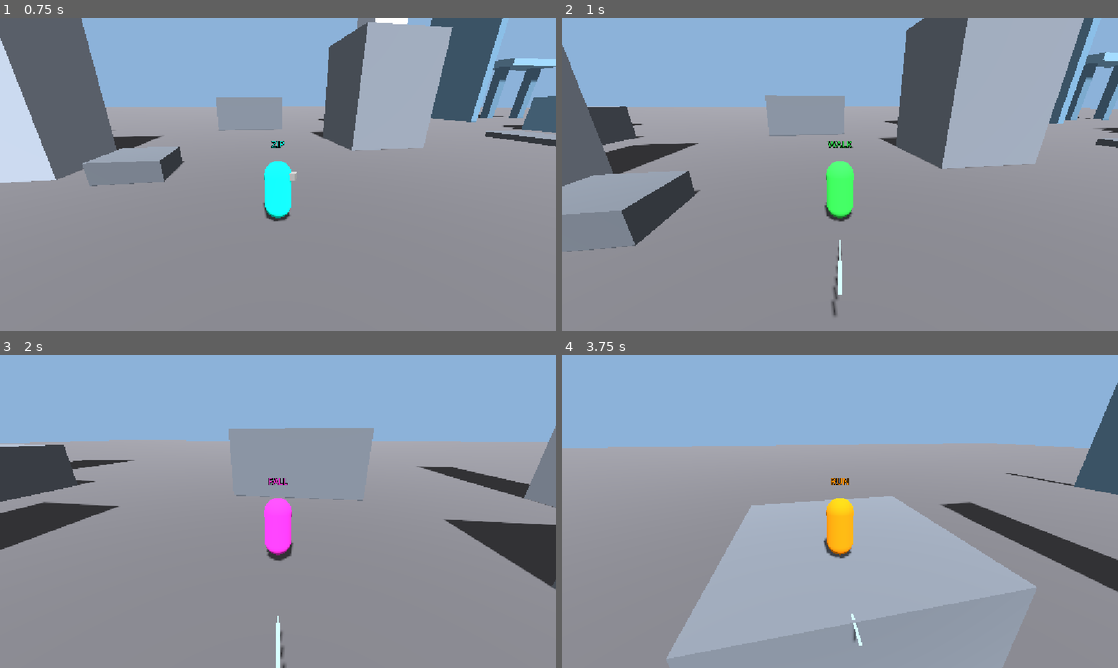
Above: before the commit, frames 1-4 (two rows, left to right).
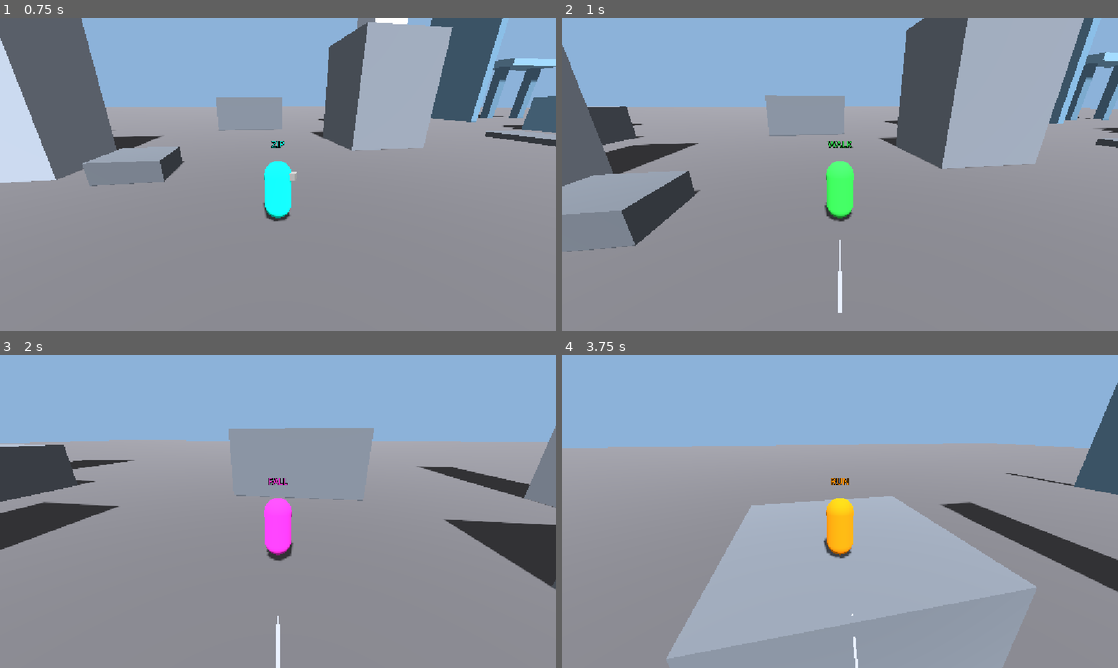
Above: after the commit, the same moments.

Repository: chesta132/spider-physics
Game: Godot game, scene res://scenes/main.tscn
Same seed, same stepped clock (60 frames per second), same inputs: the game is played once before the commit and once after it.
Inputs (mouse positions are in pixels of both pictures, inside the frame that each line leads up to):
- Up to frame 1 (0.75 s): tap Enter at 0.5 s; move the mouse to (305, 174) at 0.52 s; hold W (move_forward) from 0.53 s (still down); hold Space (jump) from 0.53 s (still down); tap Ctrl (zip) at 0.6 s; click (305, 174) at 0.67 s
- Up to frame 2 (1 s): keep holding W (move_forward); keep holding Space (jump)
- Up to frame 3 (2 s): keep holding W (move_forward); move the mouse to (250, 511) at 1.27 s; release Space (jump) at 1.28 s; tap Space (jump) at 1.35, 1.52, 1.82 s; tap Ctrl (zip) at 1.55 s
- Up to frame 4 (3.75 s): keep holding W (move_forward); move the mouse to (851, 505) at 2.02 s; hold Mouse wheel up (cam_zoom_in) 2.03-2.78 s; tap Space (jump) at 2.3, 3.02, 3.32 s; move the mouse to (834, 517) at 2.77 s; tap Mouse wheel down (cam_zoom_out) at 2.85 s; click (834, 517) at 2.92 s; tap Ctrl (zip) at 3.05 s; move the mouse to (878, 514) at 3.52 s; hold Shift (fast_dive) from 3.53 s (still down)

Frame 1 is identical in both runs. In frame 2, 0.2% of the frame differs, in the area x 48-51%, y 73-96%; in frame 3, less than 0.1%; in frame 4, 0.1%.

Commit message:
Zip web strand now falls, fades and despawns; add SWING UP / SWING DOWN swing sub-states

Diff:
--- a/scripts/player_controller.gd
+++ b/scripts/player_controller.gd
@@ -5,13 +5,14 @@
 ## move_and_slide resolves contacts. Godot's solver owns the touchdown; this script only reads it.
 ## Child "Visual" is cosmetic only; its "Body" mesh is recolored per state.
 
-enum State { IDLE, WALK, RUN, JUMP, FALL, FLY, CHARGE, SUPER, DIVE, FAST_DIVE, LAND, ZIP, WATCHING }
-const STATE_NAMES := ["IDLE", "WALK", "RUN", "JUMP", "FALL", "DEV-FLY", "CHARGE", "SUPER JUMP", "DIVE", "FAST DIVE", "LAND", "ZIP", "WATCHING"]
+enum State { IDLE, WALK, RUN, JUMP, FALL, FLY, CHARGE, SUPER, DIVE, FAST_DIVE, LAND, ZIP, WATCHING, SWING_UP, SWING_DOWN }
+const STATE_NAMES := ["IDLE", "WALK", "RUN", "JUMP", "FALL", "DEV-FLY", "CHARGE", "SUPER JUMP", "DIVE", "FAST DIVE", "LAND", "ZIP", "WATCHING", "SWING UP", "SWING DOWN"]
 const STATE_COLORS := [
 	Color(0.6, 0.6, 0.6), Color(0.2, 0.8, 0.3), Color(1.0, 0.55, 0.0),
 	Color(0.2, 0.8, 1.0), Color(0.9, 0.2, 0.8), Color(1.0, 1.0, 1.0),
 	Color(1.0, 0.9, 0.1), Color(0.6, 0.1, 1.0), Color(0.1, 0.3, 1.0),
 	Color(1.0, 0.1, 0.1), Color(0.5, 0.3, 0.1), Color(0.0, 0.95, 0.85), Color(0.55, 0.35, 0.95),
+	Color(0.35, 0.8, 1.0), Color(0.1, 0.35, 0.9),
 ]
 
 const MASS := 70.0           # kg
@@ -34,6 +35,7 @@
 const DIVE_STEER_FAST := 1.0 # m/s^2, fast dive steering
 const LAND_DROP := 3.0       # m, a fall this far below the air peak counts as a heavy landing
 const TURN_RATE := 12.0      # 1/s, visual turn smoothing
+const SWING_VY := 1.5        # m/s, |velocity.y| above this splits the swing into up/down states
 const FLY_SPEED := 14.0      # m/s, dev noclip only
 
 var state := State.IDLE
@@ -300,6 +302,15 @@
 		return State.WATCHING
 	if zip_node.phase != zip_node.Phase.IDLE:
 		return State.ZIP
+	if not grounded and _web_on():
+		# Swing sub-states for future up/down animations. Dead zone holds the last one: no flicker.
+		if velocity.y > SWING_VY:
+			return State.SWING_UP
+		if velocity.y < -SWING_VY:
+			return State.SWING_DOWN
+		if state == State.SWING_UP or state == State.SWING_DOWN:
+			return state
+		return State.SWING_UP
 	if grounded and landing:
 		return State.LAND
 	if charging:
--- a/scripts/web.gd
+++ b/scripts/web.gd
@@ -31,6 +31,7 @@
 const RELEASE_FALLOFF := 0.08          # kick scale lost per m/s above the reference
 const RELEASE_MIN_SCALE := 0.4         # never scale the kick below 40%
 const RELEASE_MAX_SPEED := 24.0        # m/s, total speed cap after the kick
+const STRAND_FADE := 0.6                # s, alpha fade at the end of the strand life
 const STRAND_TIME := 2.0                # s, falling strand lifetime after release
 const STRAND_DRAG := 0.4                # 1/s
 
@@ -55,6 +56,7 @@
 
 var _line: MeshInstance3D
 var _strand: MeshInstance3D
+var _strand_mat: StandardMaterial3D
 var _mark: MeshInstance3D
 
 
@@ -65,12 +67,20 @@
 	var box := BoxMesh.new()
 	box.size = Vector3(0.05, 0.05, 1.0)
 	box.material = m
+	var sm := StandardMaterial3D.new()
+	sm.shading_mode = BaseMaterial3D.SHADING_MODE_UNSHADED
+	sm.albedo_color = Color(0.92, 0.95, 1.0)
+	sm.transparency = BaseMaterial3D.TRANSPARENCY_ALPHA
+	var sbox := BoxMesh.new()
+	sbox.size = Vector3(0.05, 0.05, 1.0)
+	sbox.material = sm
+	_strand_mat = sm
 	var ball := SphereMesh.new()
 	ball.radius = 0.14
 	ball.height = 0.28
 	ball.material = m
 	_line = _make(box)
-	_strand = _make(box)
+	_strand = _make(sbox)  # own material so it can fade
 	_mark = _make(ball)
 	_line.visible = false
 	_strand.visible = false
@@ -172,7 +182,6 @@
 
 ## Advance shot/rope/strand one tick. Returns the velocity change to add before move_and_slide.
 func step(dt: float, mass: float, vel: Vector3, cam_fwd: Vector3, wish: Vector3, on_floor: bool) -> Vector3:
-	_strand_step(dt)
 	if phase == Phase.SHOOT:
 		shoot_t += dt
 		var f := minf(shoot_t / SHOOT_TIME, 1.0)
@@ -248,9 +257,11 @@
 	strand_vel *= maxf(1.0 - STRAND_DRAG * dt, 0.0)
 	strand_tip += strand_vel * dt
 	strand_tip.y = maxf(strand_tip.y, 0.05)
-
-
-func _process(_delta: float) -> void:
+	_strand_mat.albedo_color.a = clampf(strand_t / STRAND_FADE, 0.0, 1.0)  # timed fade out
+
+
+func _process(delta: float) -> void:
+	_strand_step(delta)  # keeps falling after the web is gone
 	var hand := global_position + Vector3(0, 1.4, 0)
 	match phase:
 		Phase.SHOOT:
--- a/scripts/zip.gd
+++ b/scripts/zip.gd
@@ -16,6 +16,7 @@
 const ARRIVE_DIST := 1.7                # m, arrival radius
 const VAULT_FWD := 6.0                  # m/s, Space near arrival: forward
 const VAULT_UP := 7.5                   # m/s, Space near arrival: up
+const STRAND_FADE := 0.6                # s, alpha fade at the end of the strand life
 const STRAND_TIME := 2.0                # s, released strand lifetime
 const STRAND_DRAG := 0.4                # 1/s
 
@@ -61,6 +62,7 @@
 
 var _line: MeshInstance3D
 var _strand: MeshInstance3D
+var _strand_mat: StandardMaterial3D
 var _reticle: MeshInstance3D
 var _body_rid: RID
 
@@ -73,6 +75,14 @@
 	var box := BoxMesh.new()
 	box.size = Vector3(0.05, 0.05, 1.0)
 	box.material = m
+	var sm := StandardMaterial3D.new()
+	sm.shading_mode = BaseMaterial3D.SHADING_MODE_UNSHADED
+	sm.albedo_color = Color(0.92, 0.95, 1.0)
+	sm.transparency = BaseMaterial3D.TRANSPARENCY_ALPHA
+	var sbox := BoxMesh.new()
+	sbox.size = Vector3(0.05, 0.05, 1.0)
+	sbox.material = sm
+	_strand_mat = sm
 	var ring := TorusMesh.new()
 	ring.inner_radius = 0.3
 	ring.outer_radius = 0.42
@@ -81,7 +91,7 @@
 	rm.albedo_color = Color(0.2, 1.0, 0.9)
 	ring.material = rm
 	_line = _make(box)
-	_strand = _make(box)
+	_strand = _make(sbox)  # own material so it can fade
 	_reticle = _make(ring)
 	_line.visible = false
 	_strand.visible = false
@@ -260,7 +270,6 @@
 
 ## Advance the zip. Returns "pull", "perched", "vault", "boosted" or "idle".
 func step(dt: float, body: CharacterBody3D, mass: float, vault: bool) -> String:
-	_strand_step(dt)
 	if phase == Phase.SHOOT:
 		shoot_t += dt
 		var f := minf(shoot_t / SHOOT_TIME, 1.0)
@@ -348,9 +357,11 @@
 	strand_vel *= maxf(1.0 - STRAND_DRAG * dt, 0.0)
 	strand_tip += strand_vel * dt
 	strand_tip.y = maxf(strand_tip.y, 0.05)
-
-
-func _process(_delta: float) -> void:
+	_strand_mat.albedo_color.a = clampf(strand_t / STRAND_FADE, 0.0, 1.0)  # timed fade out
+
+
+func _process(delta: float) -> void:
+	_strand_step(delta)  # keeps falling after the web is gone
 	var hand := global_position + Vector3(0, 1.4, 0)
 	match phase:
 		Phase.SHOOT:
--- a/tests/step3_check.gd
+++ b/tests/step3_check.gd
@@ -49,8 +49,14 @@
 	var top := -1e9
 	var vmax := 0.0
 	var air := 0
+	var saw_up := false
+	var saw_down := false
 	for i in 360:
 		await physics_frame
+		if p.state == p.State.SWING_UP:
+			saw_up = true
+		if p.state == p.State.SWING_DOWN:
+			saw_down = true
 		top = maxf(top, p.global_position.y)
 		vmax = maxf(vmax, p.velocity.length())
 		if not p.grounded:
@@ -66,6 +72,8 @@
 	check("swing gains height (peak %.2f m)" % top, top > 3.0)
 	check("swing reaches real speed (%.2f m/s)" % vmax, vmax > 8.0)
 	check("tension reported while taut (%.0f N)" % wl.last_tension, wl.last_tension > 0.0)
+	check("swing rises in SWING UP", saw_up)
+	check("swing falls in SWING DOWN", saw_down)
 
 	# 4. Release: momentum kept, strand falls, case recorded
 	var v_before: Vector3 = p.velocity
--- a/tests/step4_check.gd
+++ b/tests/step4_check.gd
@@ -83,6 +83,17 @@
 	check("zip entered the ZIP state", saw_zip)
 	check("zip settles into WATCHING", reached)
 	check("watching on the perch point (y=%.2f)" % p.global_position.y, absf(p.global_position.y - 12.0) < 0.4)
+	# The zip web must fall and fade like a normal web strand, not freeze on arrival
+	var sy0: float = z.strand_tip.y
+	for i in 30:
+		await physics_frame
+	check("zip strand keeps falling after arrival (%.2f m)" % (sy0 - z.strand_tip.y), z.strand_tip.y < sy0 - 0.2)
+	for i in 60:
+		await physics_frame
+	check("zip strand fades near the end (alpha %.2f)" % z._strand_mat.albedo_color.a, z._strand_mat.albedo_color.a < 0.95)
+	for i in 60:
+		await physics_frame
+	check("zip strand despawns after its lifetime", z.strand_t <= 0.0 and not z._strand.visible)
 	var hold: Vector3 = p.global_position
 	for i in 90:
 		await physics_frame
